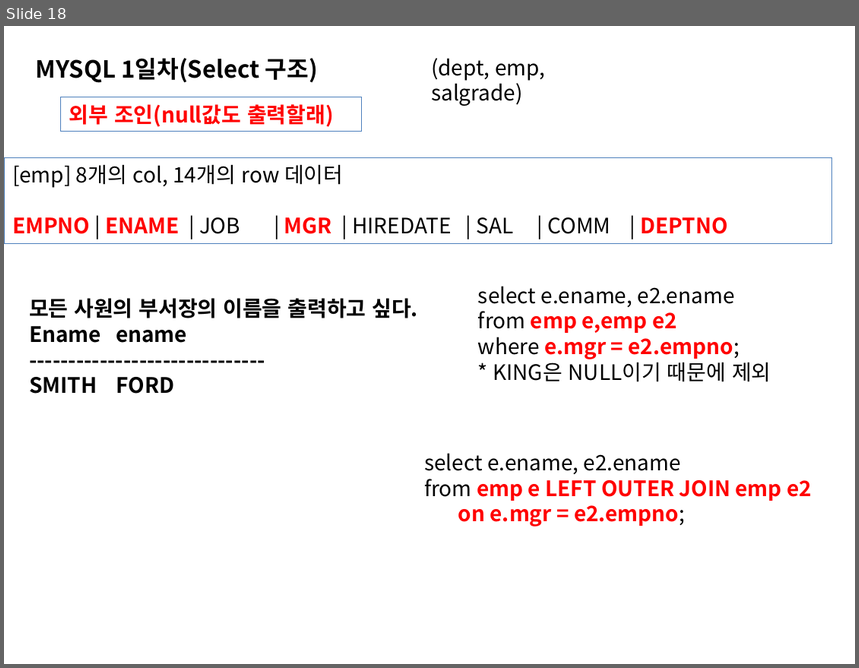
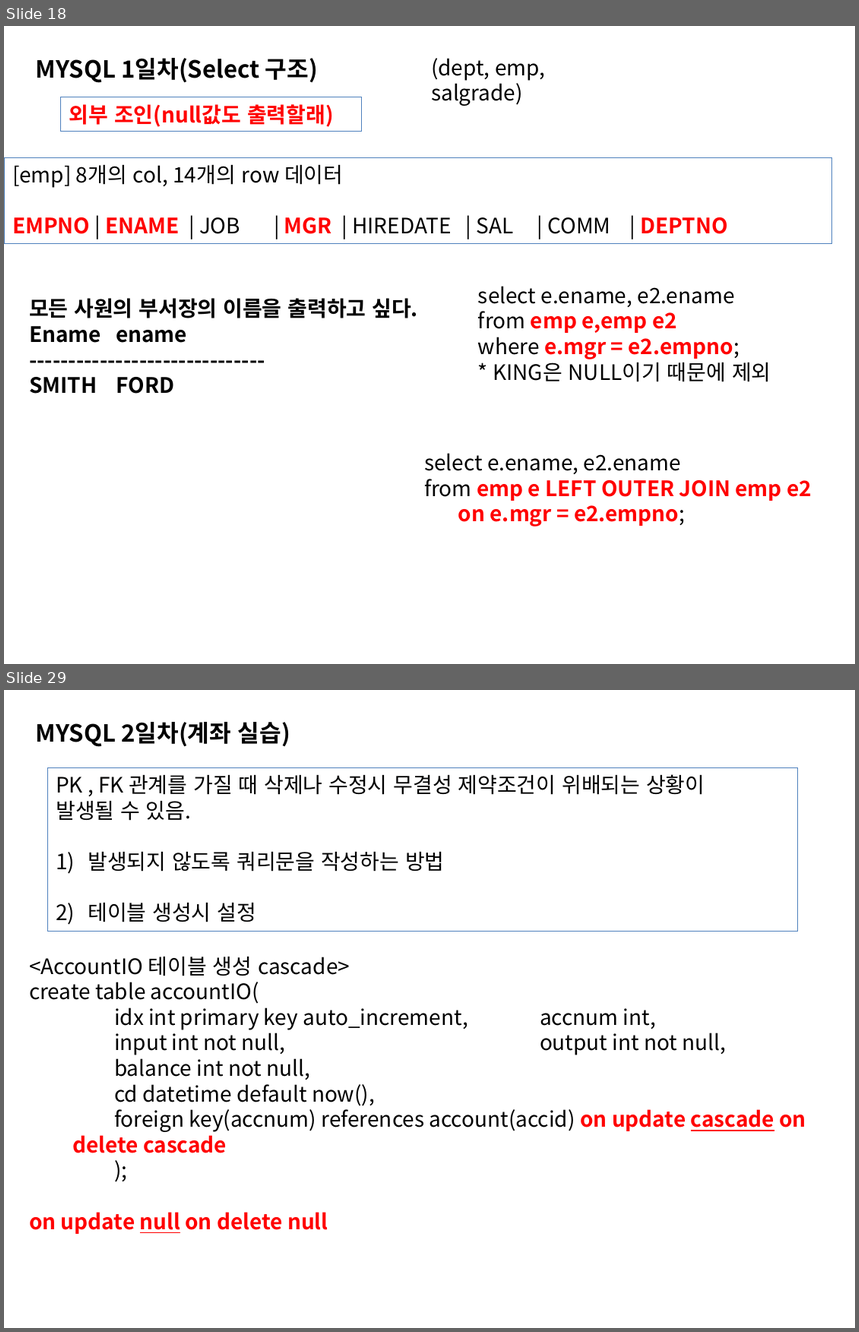
Before and after one commit to sing2song/TILDataBase, a slide deck: MYSQL.pptx. Shown one above the other, each under a label of ours: slide 18 before the commit, slides 18 and 29 after it; the slides between them are not shown. The pictures are 859x668 and 859x1332 pixels, drawn with LibreOffice and Linux fonts; fonts in the diff are those of the drawing. Boxes give left, top, right and bottom in pixels: in the first picture for what was removed or moved away, otherwise in the second. Text is boxed around its words. In the diff, an @@ line names an element or a change of style, - is before the commit and + after.

```diff
--- a/MYSQL.pptx
+++ b/MYSQL.pptx
@@ slide 29 added at [4, 690, 855, 1328], background #FFFFFF @@
@@ text added at [36, 722, 291, 747], 20 pt, text #000000, bold @@
+MYSQL 2일차(계좌 실습)
@@ rectangle added at [47, 768, 798, 932], outline #4F81BD 0.75 pt, 18 pt, text #000000 @@
+PK , FK 관계를 가질 때 삭제나 수정시 무결성 제약조건이 위배되는 상황이
+발생될 수 있음.
+1) 발생되지 않도록 쿼리문을 작성하는 방법
+2) 테이블 생성시 설정
@@ text added at [29, 957, 806, 1234], 18 pt, text #000000 @@
+<AccountIO 테이블 생성 cascade>
+create table accountIO(
+idx int primary key auto_increment, accnum int,
+input int not null, output int not null,
+balance int not null,
+cd datetime default now(),
+foreign key(accnum) references account(accid) on update cascade on delete cascade
+);
+on update null on delete null
```
Also in this commit, not shown: 1 slide changed, 14 other slides added, 13 other files.
